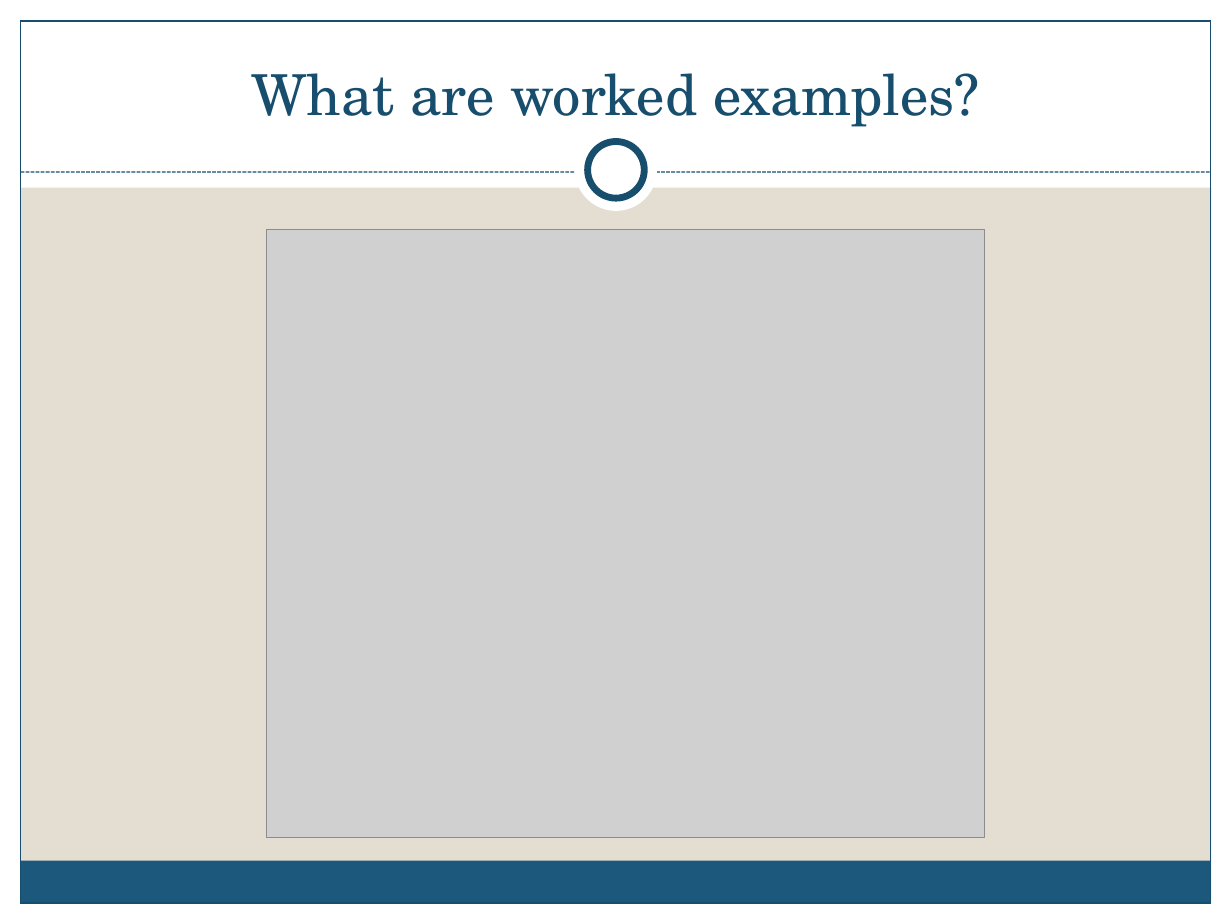
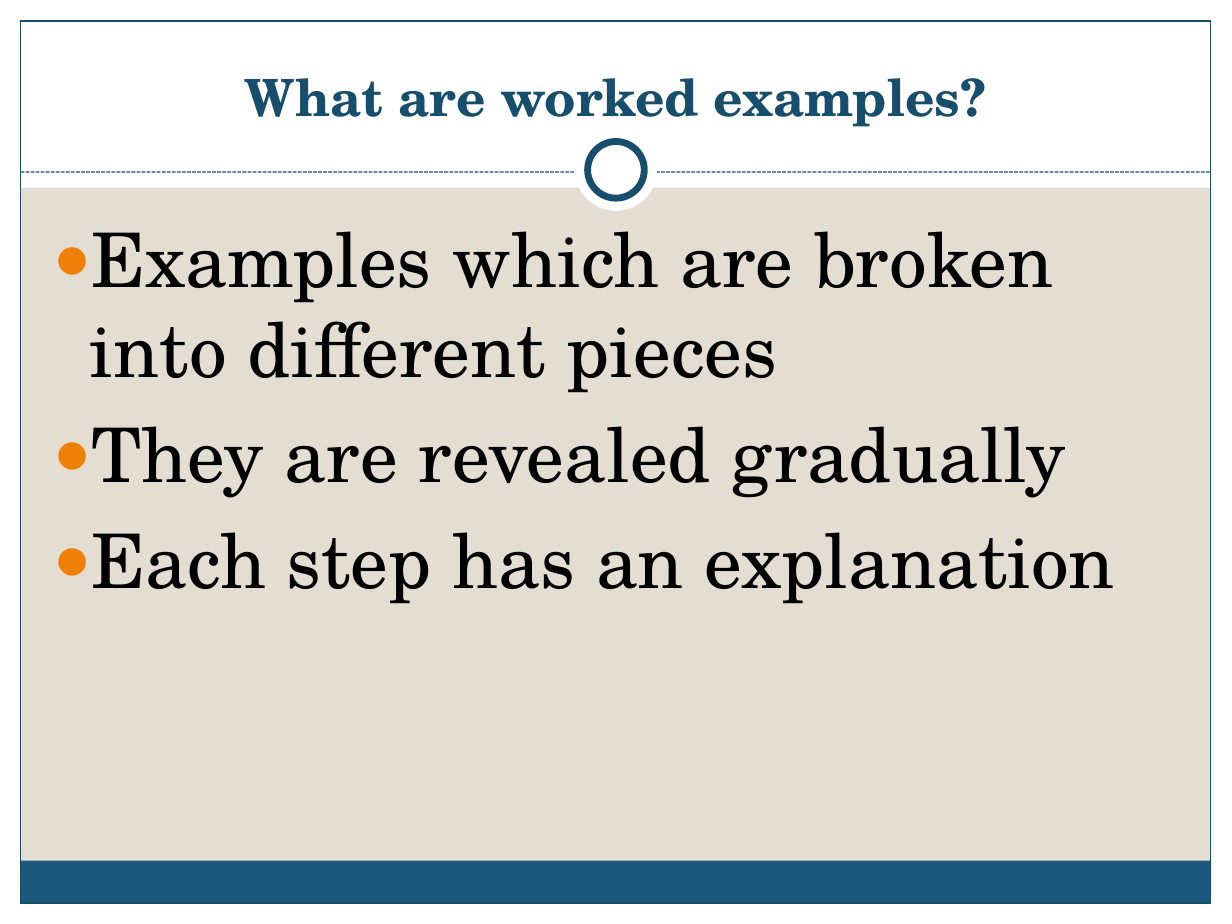
Before and after one commit to emivulpe/weave, a slide deck: slide 2 of presentation/WEAVE presentation.pptx. Drawn at 1232x924 pixels with LibreOffice and Linux fonts; fonts in the diff are those of the drawing; grey boxes stand for pictures. Boxes give left, top, right and bottom in pixels: in the first picture for what was removed or moved away, otherwise in the second. Text is boxed around its words. In the diff, an @@ line names an element or a change of style, - is before the commit and + after.

```diff
--- a/presentation/WEAVE presentation.pptx
+++ b/presentation/WEAVE presentation.pptx
@@ title "What are worked examples?" at <box>245,78,985,127</box>: size 33 to 30 pt, bold on @@
@@ text added at <box>90,231,1115,604</box>, 44 pt, text #000000 @@
+● Examples which are broken into different pieces
+● They are revealed gradually
+● Each step has an explanation
@@ picture removed at <box>267,229,986,838</box> @@
```
Also in this commit, not shown: 8 other slides changed, 2 slides added, 25 other files.
